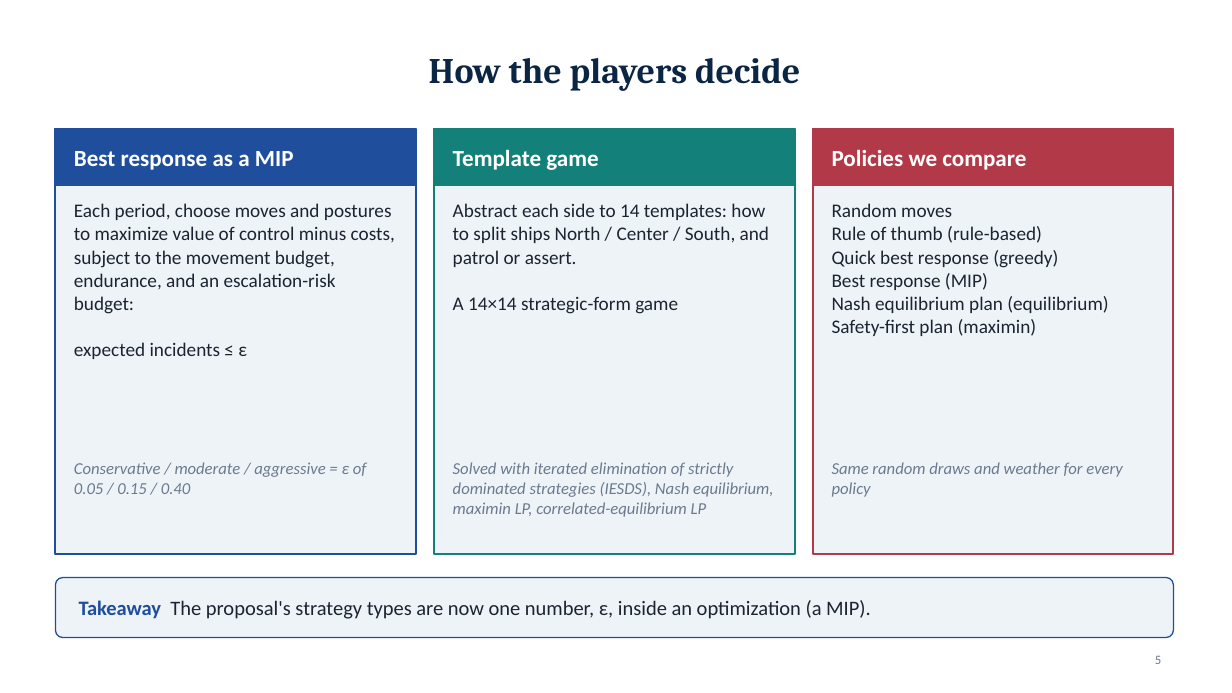
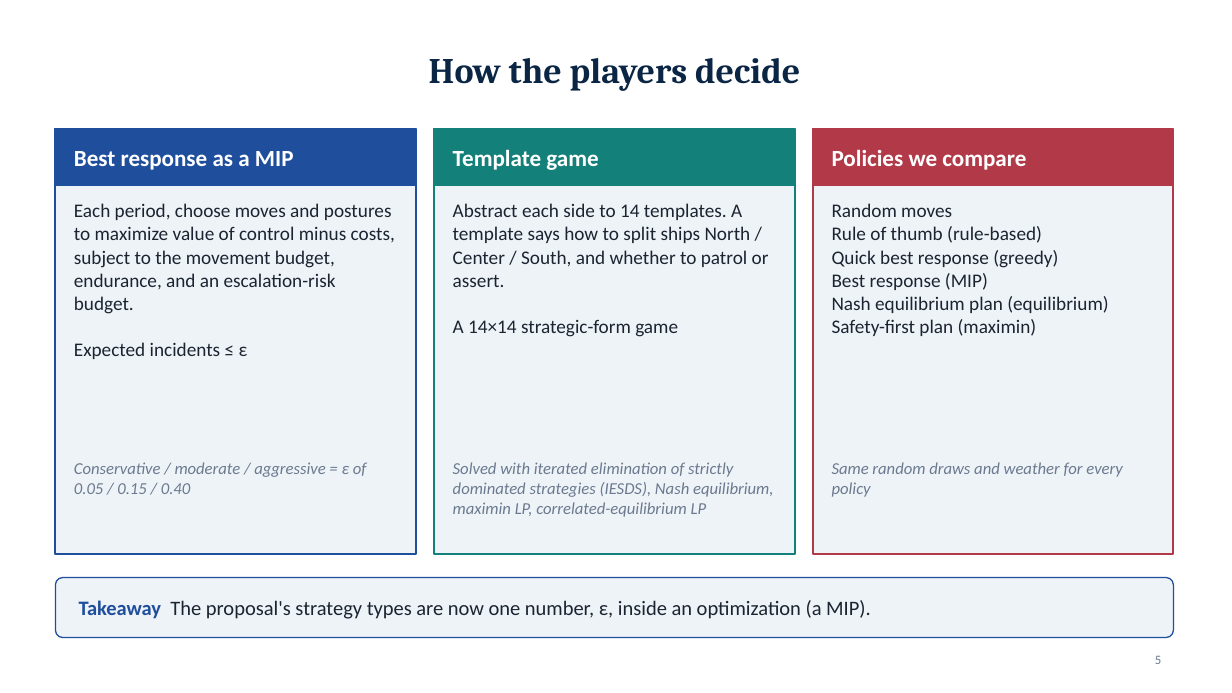
Before and after one commit to draggin-anchor/6.S974-Wargaming-Term-Project, a slide deck: slide 5 of deliverables/02-workshop1-slides.pptx. Drawn at 1232x693 pixels with LibreOffice and Linux fonts; fonts in the diff are those of the drawing. Boxes give left, top, right and bottom in pixels: in the first picture for what was removed or moved away, otherwise in the second. Text is boxed around its words. In the diff, an @@ line names an element or a change of style, - is before the commit and + after.

```diff
--- a/deliverables/02-workshop1-slides.pptx
+++ b/deliverables/02-workshop1-slides.pptx
@@ text at (x1=74, y1=203, x2=395, y2=359): text changed @@
-Each period, choose moves and postures to maximize value of control minus costs, subject to the movement budget, endurance, and an escalation-risk budget:
-expected incidents ≤ ε
+Each period, choose moves and postures to maximize value of control minus costs, subject to the movement budget, endurance, and an escalation-risk budget.
+Expected incidents ≤ ε
@@ text at (x1=453, y1=203, x2=769, y2=287): text changed @@
-Abstract each side to 14 templates: how to split ships North / Center / South, and patrol or assert.
+Abstract each side to 14 templates. A template says how to split ships North / Center / South, and whether to patrol or assert.
```
Also in this commit, not shown: 8 other slides changed, 2 other files.
